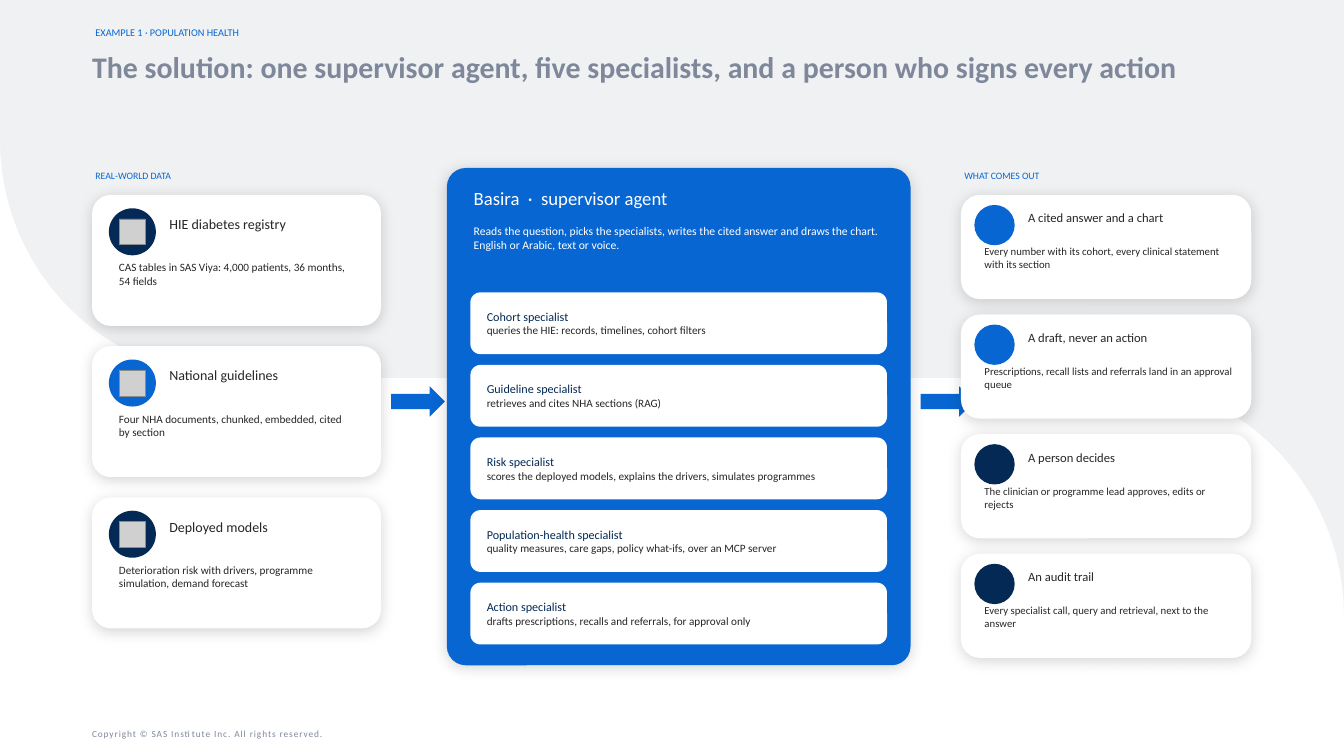
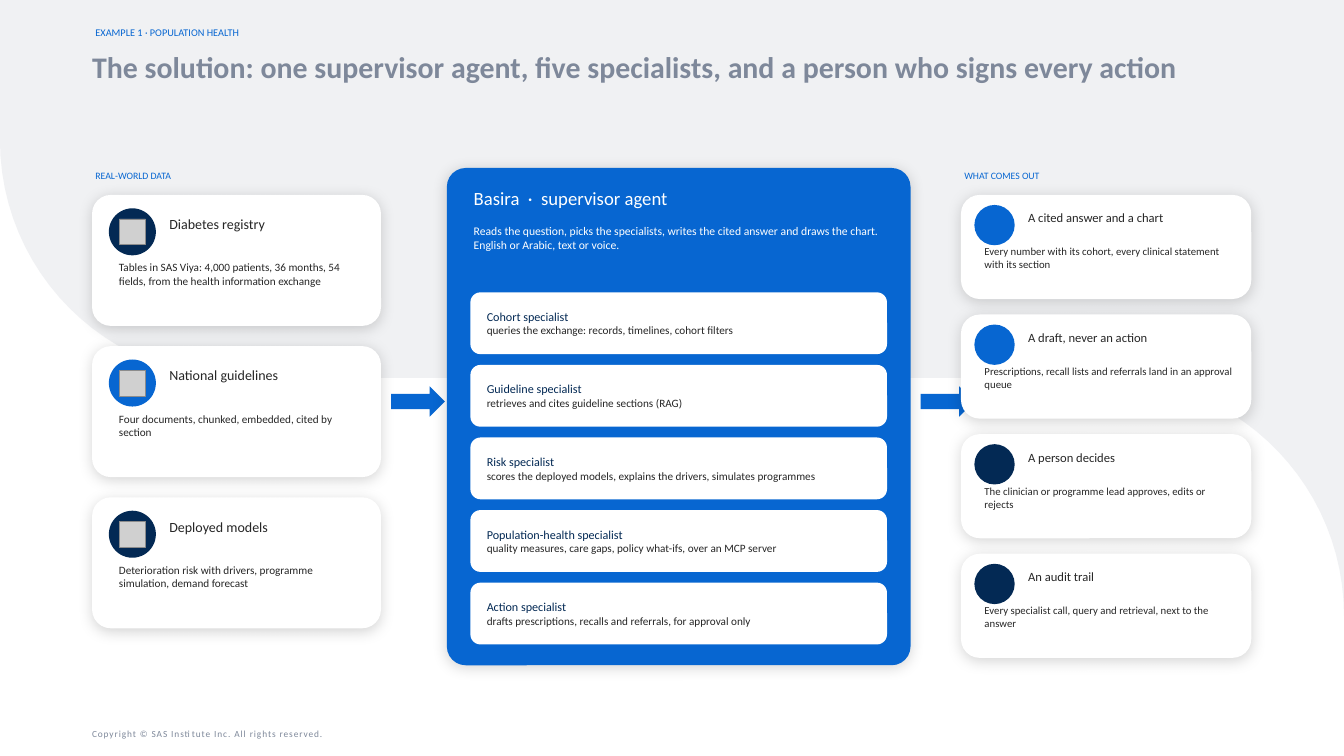
Before and after one commit to raedaldweik/Agentic-Bootcamp, a slide deck: slide 11 of Hackathon/Live_Demo_RWE_in_Action_with_Agentic_AI/RWE_in_Action_with_Agentic_AI.pptx. Drawn at 1344x756 pixels with LibreOffice and Linux fonts; fonts in the diff are those of the drawing; grey boxes stand for pictures; background and template pictures are left out. Boxes give left, top, right and bottom in pixels: in the first picture for what was removed or moved away, otherwise in the second. Text is boxed around its words. In the diff, an @@ line names an element or a change of style, - is before the commit and + after.

```diff
--- a/Hackathon/Live_Demo_RWE_in_Action_with_Agentic_AI/RWE_in_Action_with_Agentic_AI.pptx
+++ b/Hackathon/Live_Demo_RWE_in_Action_with_Agentic_AI/RWE_in_Action_with_Agentic_AI.pptx
@@ text at [169,219,265,232]: text changed @@
-HIE diabetes registry
+Diabetes registry
@@ text at [119,263,339,287]: text changed @@
-CAS tables in SAS Viya: 4,000 patients, 36 months, 54 fields
+Tables in SAS Viya: 4,000 patients, 36 months, 54 fields, from the health information exchange
@@ text in rounded rectangle at [487,326,733,336]: text changed @@
-queries the HIE: records, timelines, cohort filters
+queries the exchange: records, timelines, cohort filters
@@ text at [119,415,332,436]: text changed @@
-Four NHA documents, chunked, embedded, cited by section
+Four documents, chunked, embedded, cited by section
@@ text in rounded rectangle at [487,399,682,409]: text changed @@
-retrieves and cites NHA sections (RAG)
+retrieves and cites guideline sections (RAG)
```
Also in this commit, not shown: 17 other slides changed, 1 slide added, 1 slide removed, 30 other files.
